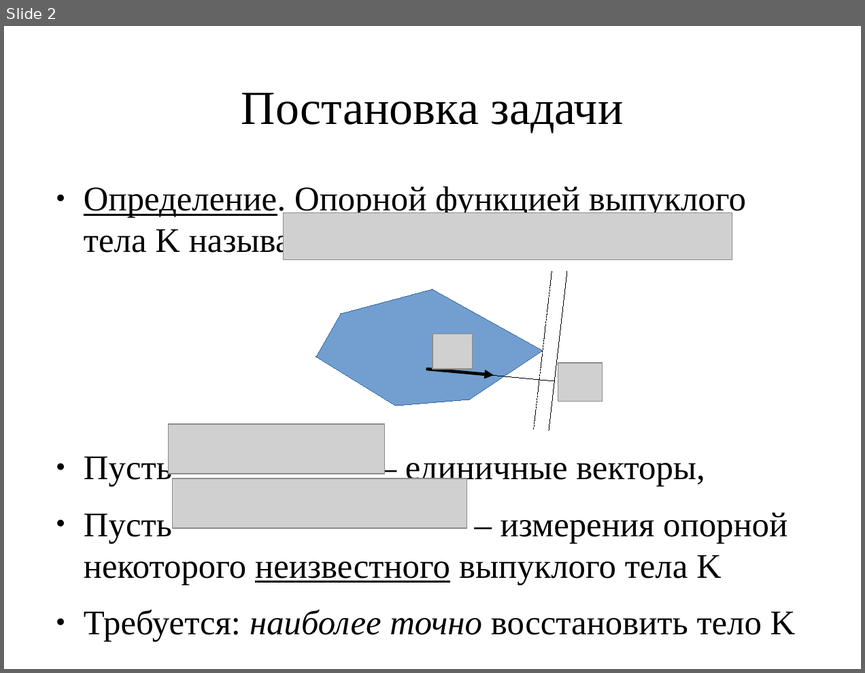
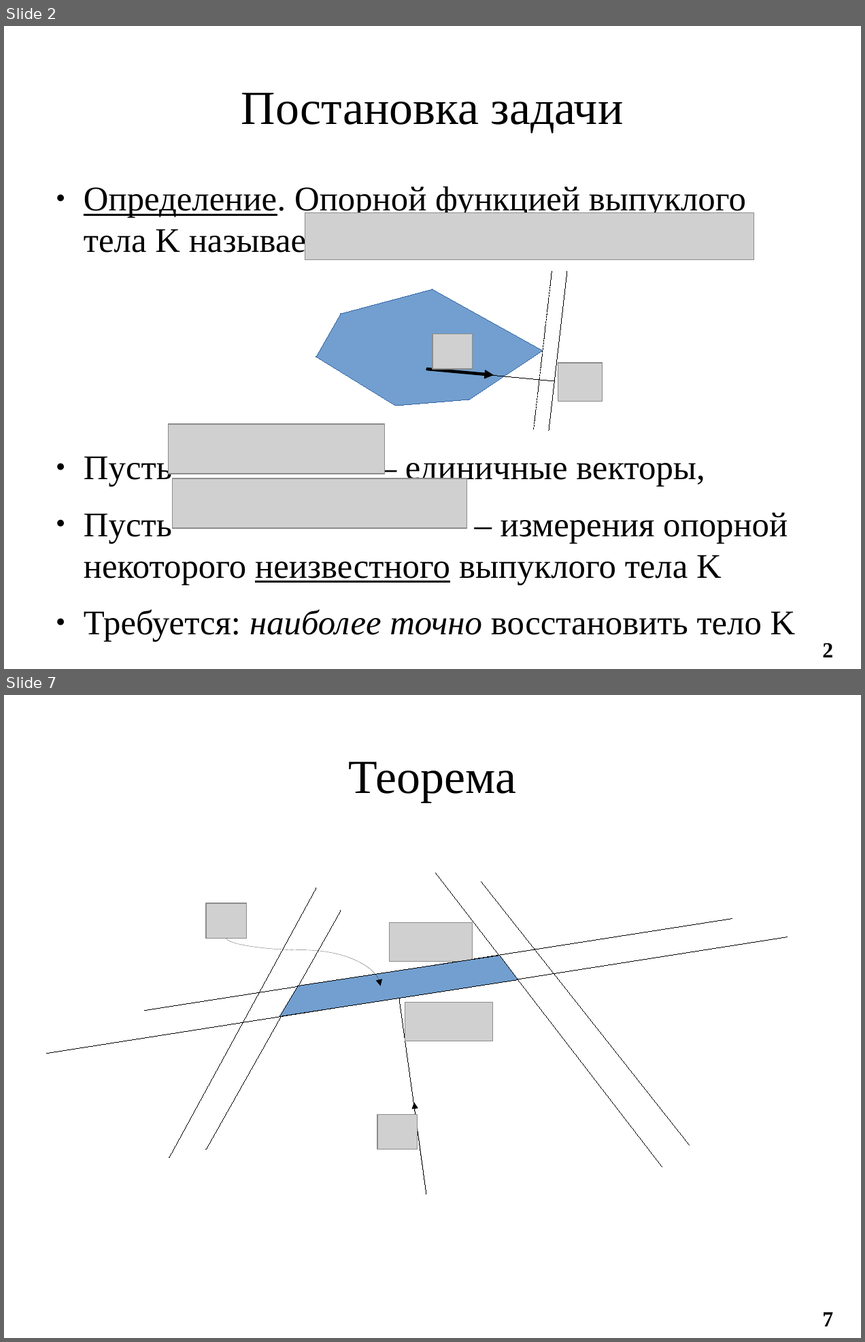
Before and after one commit to ilya-palachev/polyhedra-correction-library, a slide deck: Documentation/i.palachev/Thesis/LomonosovReadings2017/presentation-palachev.odp. Shown one above the other, each under a label of ours: slide 2 before the commit, slides 2 and 7 after it; the slides between them are not shown. The pictures are 865x673 and 865x1342 pixels, drawn with LibreOffice and Linux fonts; fonts in the diff are those of the drawing; grey boxes stand for pictures. Boxes give left, top, right and bottom in pixels: in the first picture for what was removed or moved away, otherwise in the second. Text is boxed around its words. In the diff, an @@ line names an element or a change of style, - is before the commit and + after.

```diff
--- a/Documentation/i.palachev/Thesis/LomonosovReadings2017/presentation-palachev.odp
+++ b/Documentation/i.palachev/Thesis/LomonosovReadings2017/presentation-palachev.odp
@@ slide 7 added at (4,695,861,1338), background #FFFFFF @@
@@ title added at (349,762,517,802), 44 pt, text #000000 @@
+Теорема
@@ line added from (436, 872) to (662, 1166), #000000 0 pt @@
@@ line added from (170, 1157) to (317, 888), #000000 0 pt @@
@@ line added from (481, 881) to (689, 1145), #000000 0 pt @@
@@ line added from (145, 1011) to (732, 918), #000000 0 pt @@
@@ line added from (206, 1149) to (341, 911), #000000 0 pt @@
@@ picture added at (206,903,247,938) @@
@@ line added from (47, 1053) to (788, 937), #000000 0 pt @@
@@ curved arrow added from (226, 938) to (380, 986), #000000 0 pt @@
@@ picture added at (390,923,472,962) @@
@@ freeform shape added at (279,955,518,1017), fill #729FCF, outline #000000 0 pt @@
@@ line added from (426, 1194) to (396, 973), #000000 0 pt @@
@@ ellipse added at (371,986,390,992), fill #729FCF, outline #000000 0 pt @@
@@ picture added at (405,1002,493,1041) @@
@@ arrow added from (426, 1194) to (415, 1102), #000000 0 pt @@
@@ picture added at (377,1114,417,1149) @@
@@ page number added at (822,1312,833,1326), 20 pt, text #000000, bold @@
+7
@@ slide 2 changed as well @@
@@ picture: place and size @@
-picture at (283,212,732,259)
+picture at (305,212,754,259)
@@ page number added at (822,643,833,657), 20 pt, text #000000, bold @@
+2
```
Also in this commit, not shown: 1 other slide changed, 7 other slides added, 1 slide removed.
